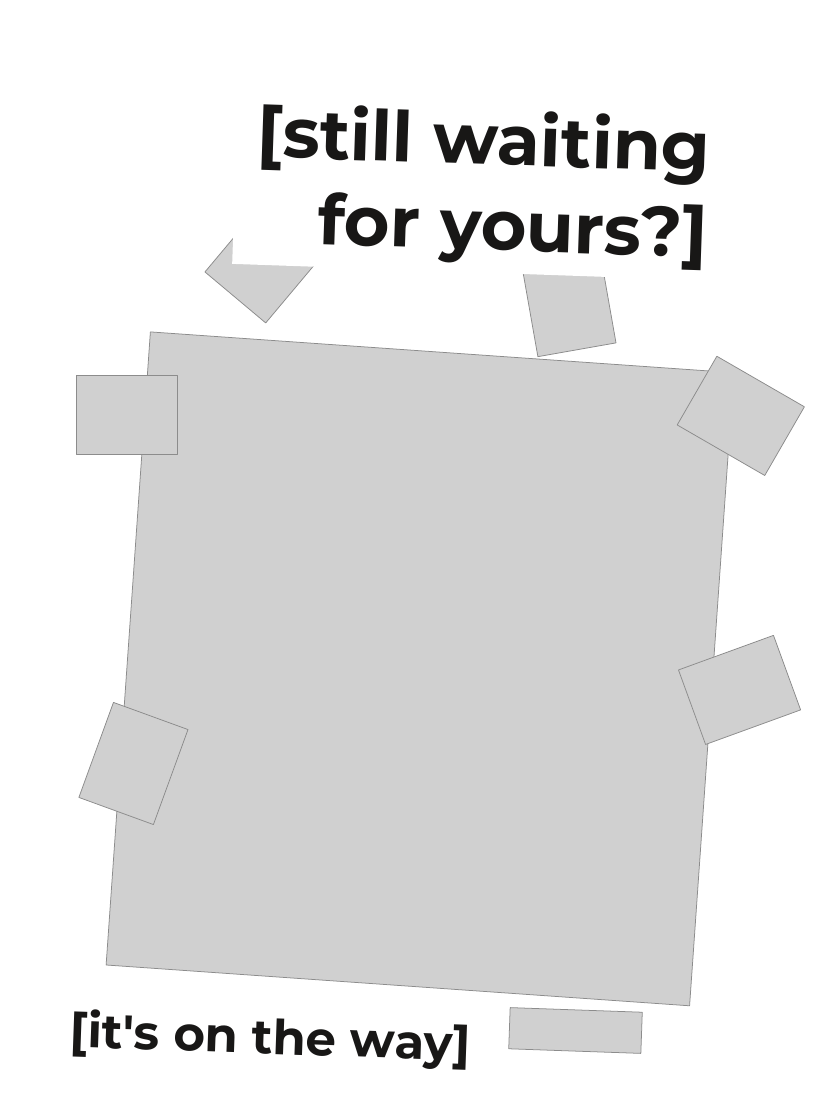
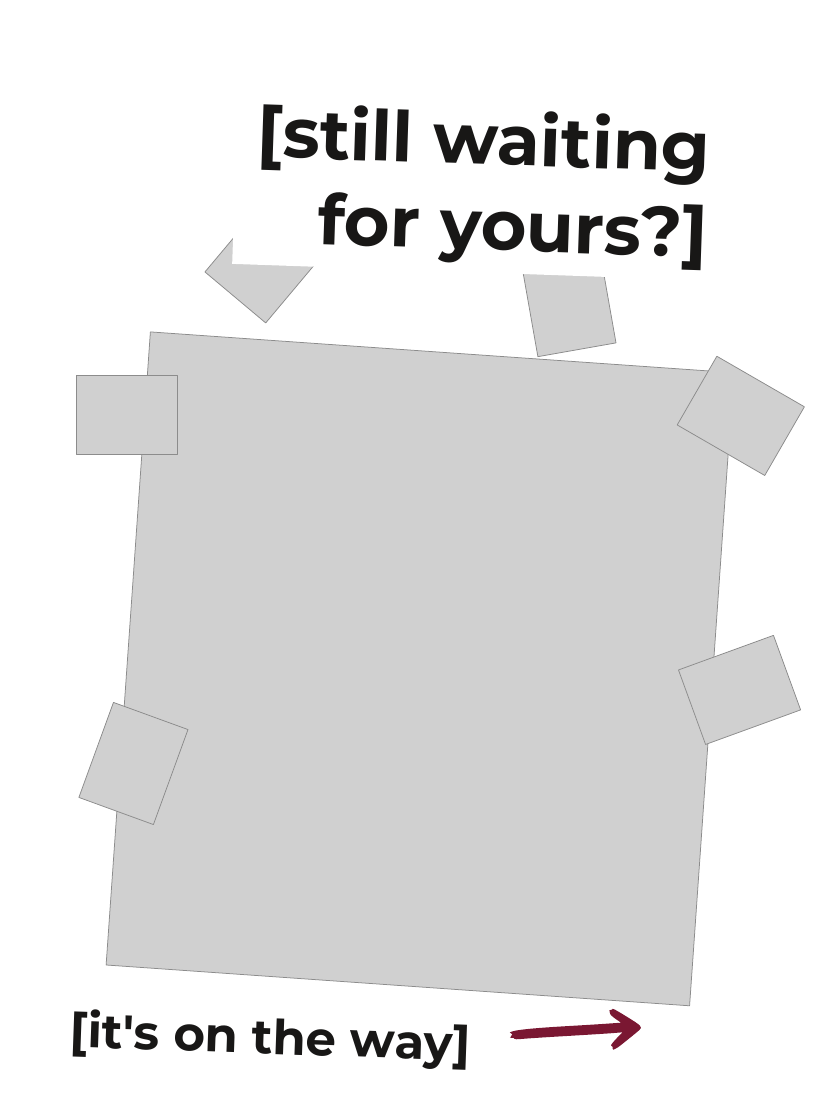
Before and after one commit to ScrollySocial/scrolly-engine, a slide deck: slide 2 of automation/reel-template-pack/12-your-order-just-arrived/carousel/Template 12 - Your order just arrived - Carousel.pptx. Drawn at 840x1120 pixels with LibreOffice and Linux fonts; fonts in the diff are those of the drawing; grey boxes stand for pictures; background and template pictures are left out. Boxes give left, top, right and bottom in pixels: in the first picture for what was removed or moved away, otherwise in the second. Text is boxed around its words. In the diff, an @@ line names an element or a change of style, - is before the commit and + after.

```diff
--- a/automation/reel-template-pack/12-your-order-just-arrived/carousel/Template 12 - Your order just arrived - Carousel.pptx
+++ b/automation/reel-template-pack/12-your-order-just-arrived/carousel/Template 12 - Your order just arrived - Carousel.pptx
@@ picture removed at (509,1008,642,1054) @@
@@ freeform shape added at (509,1008,642,1054), fill #7A1732 @@
```
Also in this commit, not shown: 4 other slides changed, 1 slide added, 1 slide removed, 34 other files.
